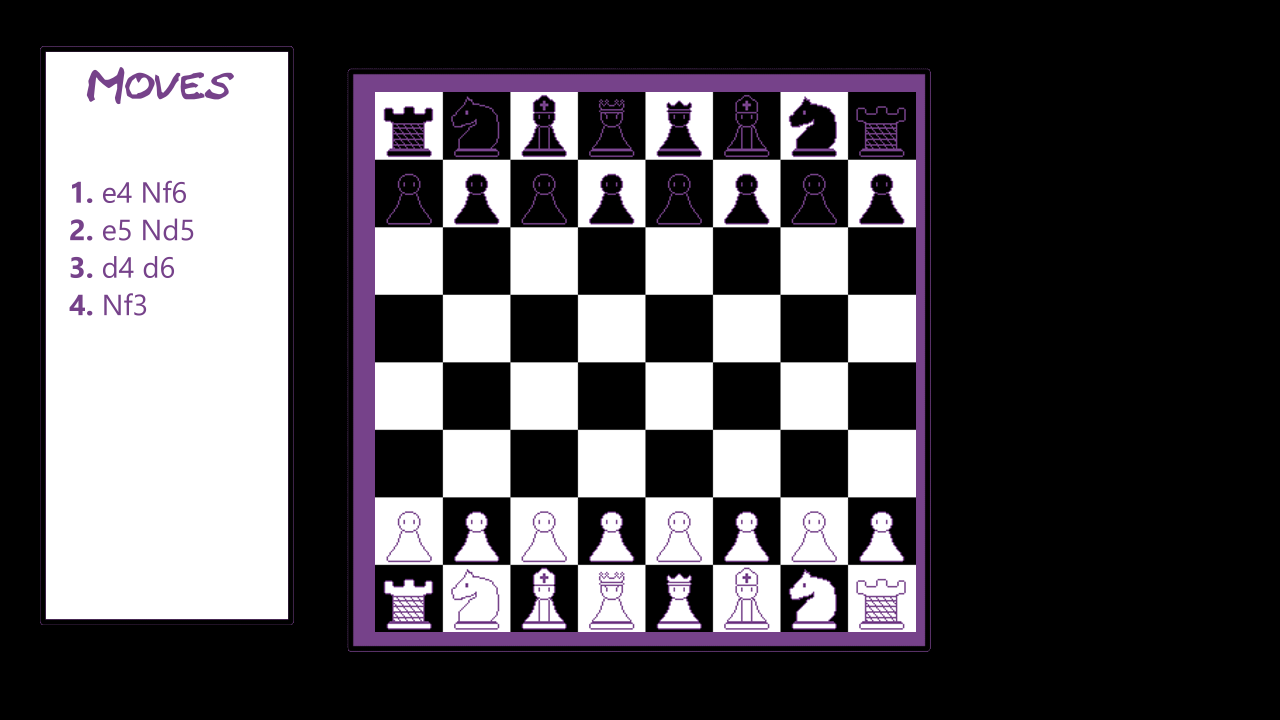
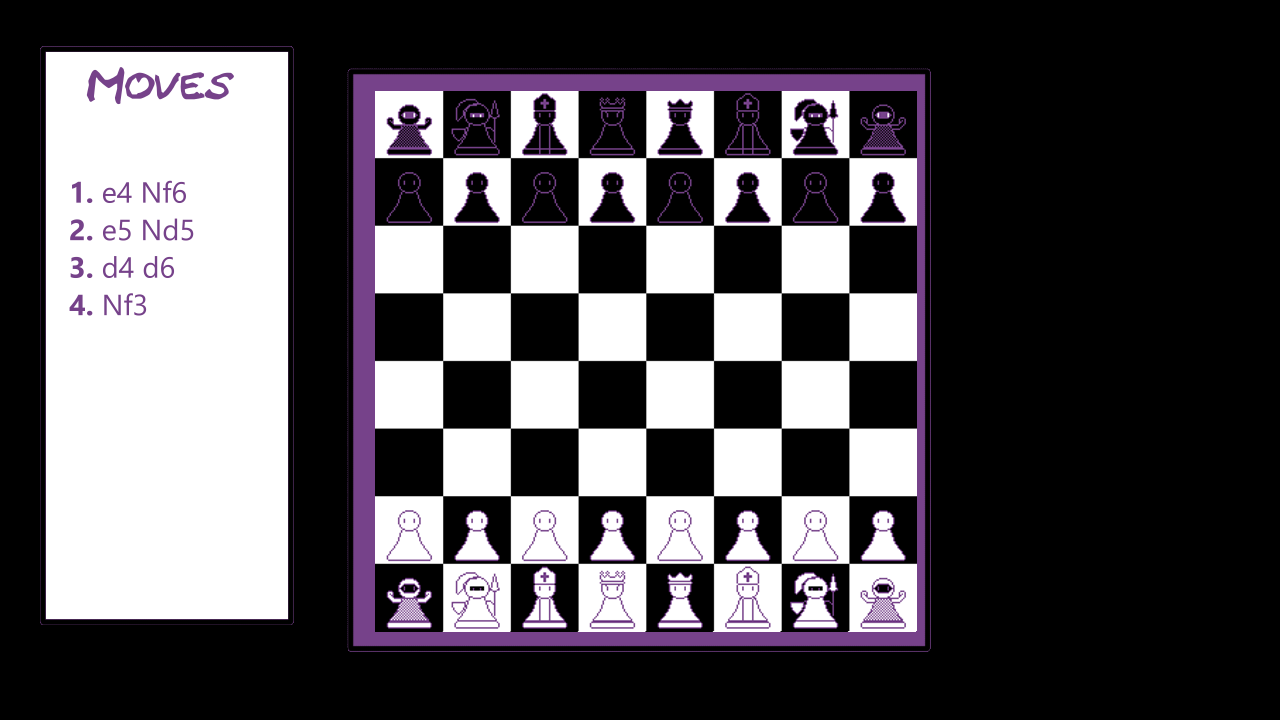
Layers edited between the first and the second 1280 × 720 image:
added layer "Paint Layer 3 (pasted)" above "Vector Layer 1" over [375, 91, 917, 631]
